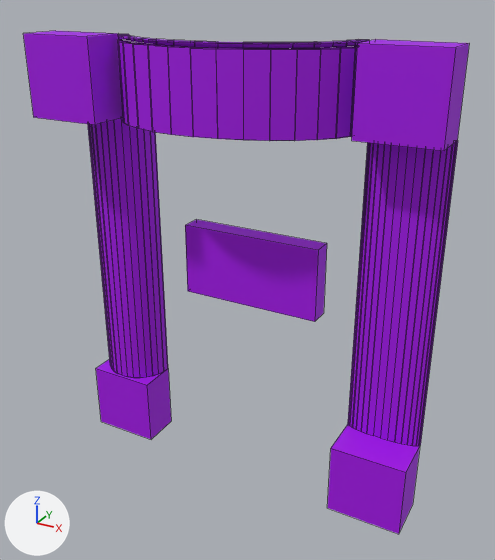
What one commit did to the FBX model HyperBall/Assets/CourseObjects/Stages/Stage10.fbx.
Before and after are seen from a camera (50 mm lens) standing at (-1.83, -10.57, 12.27) and looking at (-10.08, 4.43, 4.76). The axes (+X, +Y, +Z) are drawn at lower left. The lights are the same throughout. Mesh edges are drawn as thin lines.
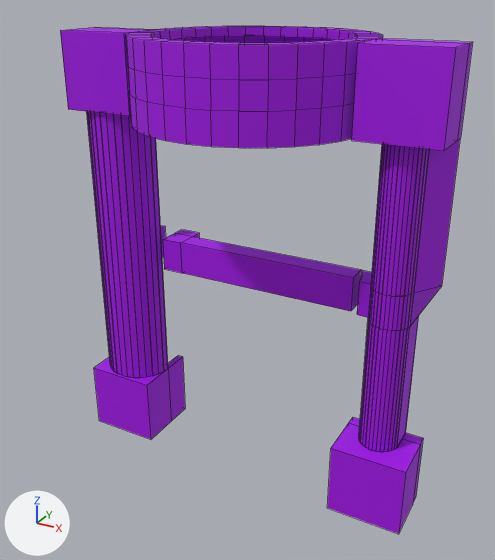
Location of each change, [x1, y1, x2, y2] in pixels of the pictures (495 x 560 px):
'Cube', reshaped (7% narrower)
    before: [23, 31, 469, 534]
    after: [60, 26, 473, 534]
part 1 of me_cube, rebuilt (14% taller)
    before: [117, 34, 369, 141]
    after: [125, 26, 383, 148]
part 2 of me_cube, rebuilt (6% narrower)
    before: [348, 141, 458, 446]
    after: [357, 139, 460, 452]
part 3 of me_cube, added (purple)
    after: [60, 27, 150, 116]
part 4 of me_cube, added (purple)
    after: [163, 230, 361, 311]
part 5 of me_cube, added
    after: [161, 226, 166, 257]
part 6 of me_cube, deleted (purple)
    before: [23, 31, 123, 125]
part 7 of me_cube, deleted (purple)
    before: [185, 219, 327, 322]
part 8 of me_cube, built on
    before: [331, 39, 469, 472]
    after: [331, 38, 473, 503]
part 9 of me_cube, built on
    before: [96, 360, 166, 439]
    after: [94, 356, 185, 439]

The change in detail:
me_cube is used by ob_cube; location (-6.0, 5.0, 0.0).
Verts and faces of me_cube; kept vertices keep their numbers, new ones are numbered from 346.
Before the commit, vertices of me_cube: 170 (-2.02, -0.08, 6.04) at pixel (326, 243), 171 (-2.02, -0.66, 6.04) at pixel (318, 250), 172 (-2.02, -0.08, 4.04) at pixel (323, 313), 173 (-2.02, -0.66, 4.04) at pixel (314, 321), 174 (-6.0, -0.08, 6.04) at pixel (196, 219).
Before the commit, vertices of me_cube: 175 (-6.0, -0.66, 6.04) at pixel (185, 225), 176 (-6.0, -0.08, 4.04), 177 (-6.0, -0.66, 4.04) at pixel (187, 291).
me_cube had 346 vertices, 330 faces and spanned x -9.06..1.02, y -2.8..-0.08, z -0.96..11.06.
me_cube now has 742 vertices, 684 faces and spans x -9.1..1.0, y -3.41..2.6, z -0.96..11.07.
me_cube part 1: the loose piece of 170 vertices spanning x -7.01..-1.09, y -2.74..-0.47, z 9.03..11.05 is rebuilt with 416 vertices and now spans x -7.2..-0.99, y -3.41..2.6, z 9.03..11.07.
me_cube part 2: the loose piece of 68 vertices spanning x -1.02..1.02, y -0.62..-0.4, z 1.04..9.06 is rebuilt with 140 vertices and now spans x -1.02..0.98, y -1.23..-0.07, z 1.04..9.06.
me_cube part 3: a new loose piece of 17 vertices spanning x -9.06..-7.02, y -1.49..-0.15, z 9.06..11.06, in mat_stage10mat (purple #a400e7).
me_cube part 4: a new loose piece of 16 vertices spanning x -6.78..-1.06, y -0.66..0.28, z 4.57..5.5, in mat_stage10mat (purple #a400e7).
me_cube part 5: a new loose piece of 16 vertices spanning x -8.36..-7.36, y -0.08..0.28, z 0.7..5.5, in mat_stage10mat (purple #a400e7).
me_cube part 6: the loose piece of 8 vertices spanning x -9.02..-7.02, y -2.8..-1.69, z 9.06..11.06 is deleted.
Part 7, on me_cube:
Vertices deleted: 170 to 177 (with the faces that use them).
Part 8, on me_cube:
5 faces are deleted.
4 vertices move within x -1.0..1.0, y -0.39, z 9.06..11.06.
15 vertices are added at x -1.0..0.83, y -0.39..-0.15, z -0.8..10.88.
7 new vertices lie (0.0, 0.32, 0.0) away from vertices in x -1.0..1.0, y -0.39, z -0.96..11.06.
11 new vertices lie (0.0, 0.32, 0.0) away from vertices in x -1.0..0.83, y -0.39, z -0.8..10.88.
25 new faces join them.
Part 9, on me_cube:
3 faces are deleted.
4 vertices move from x -9.02, y -1.49..-0.39, z -0.96..1.04 to x -9.1..-7.02, y -1.49..0.43, z -0.96..1.04.
6 vertices are added at (-9.1, -0.39, -0.96), (-9.1, -0.39, 1.04), (-8.92, -0.39, 1.04), (-7.22, -0.39, 1.04), (-8.92, -0.39, -0.78), (-7.22, -0.39, -0.78).
6 new vertices lie (0.0, 0.82, 0.0) away from vertices in x -9.1..-7.22, y -0.39, z -0.96..1.04.
12 new faces join them.
